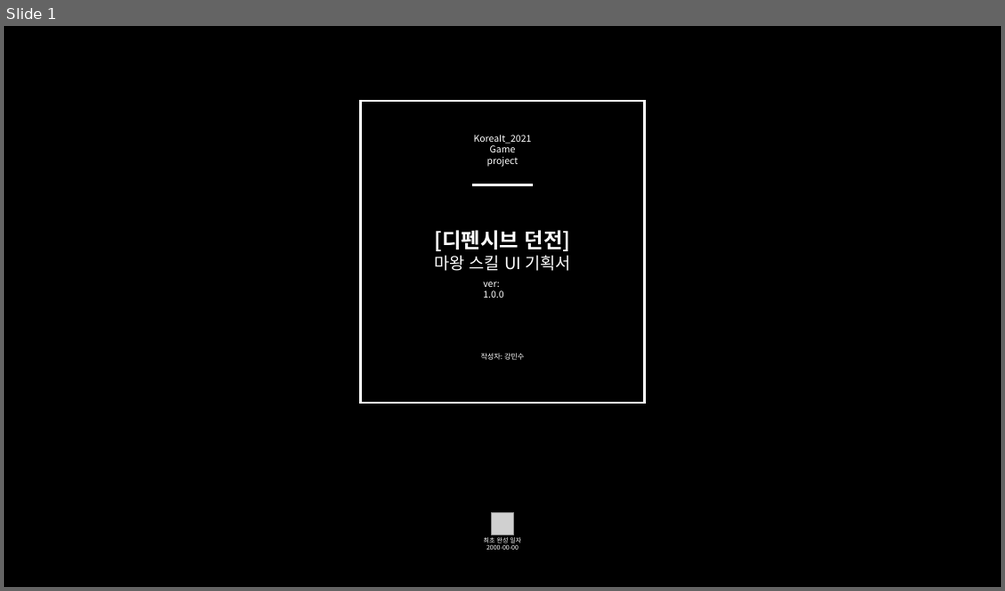
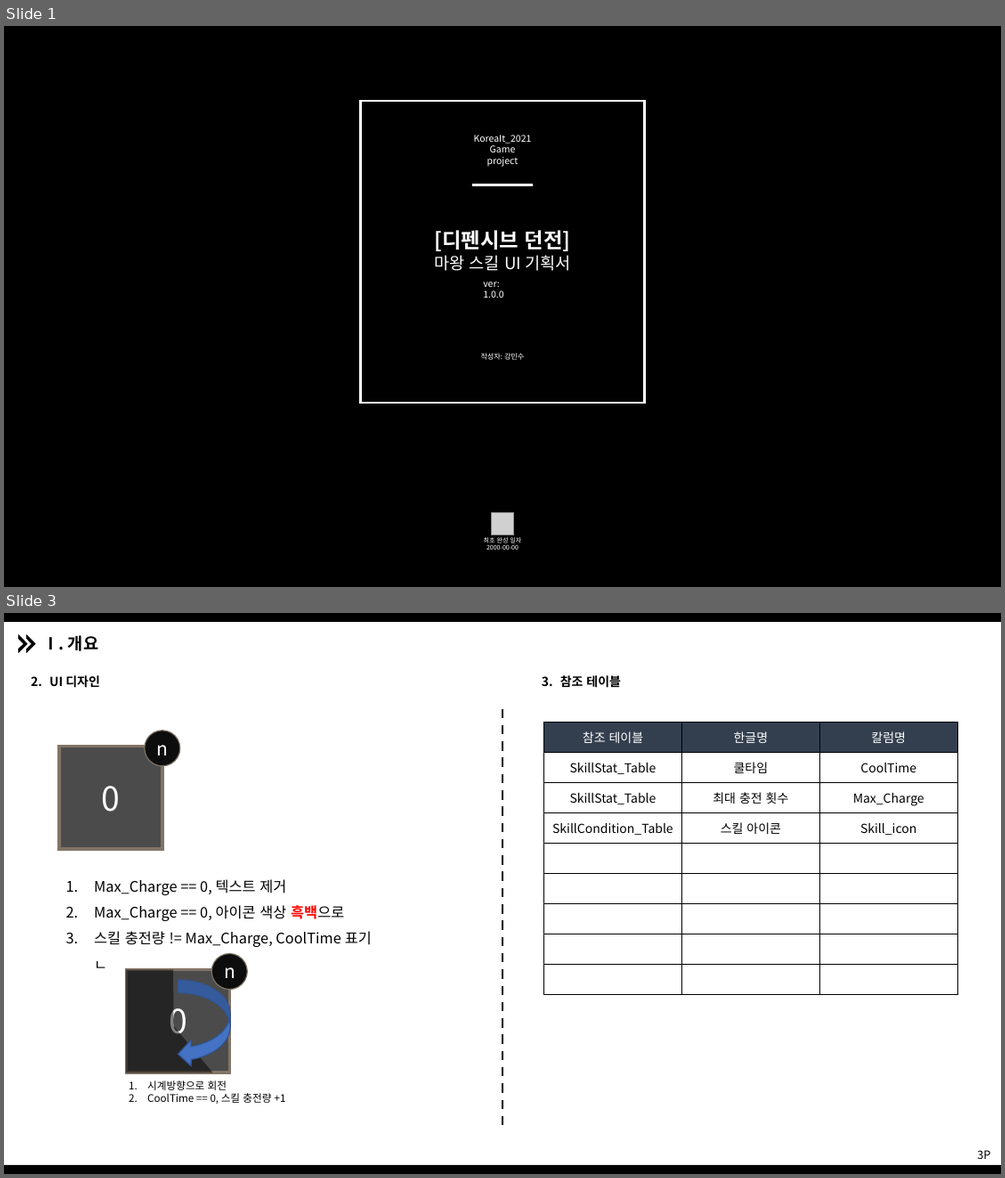
Before and after one commit to kimmk1533/DefensiveDungeon, a slide deck: Documents/이전 작업 내용/[강민수] 마왕_스킬UI.pptx. Shown one above the other, each under a label of ours: slide 1 before the commit, slides 1 and 3 after it; the slides between them are not shown. The pictures are 1005x591 and 1005x1178 pixels, drawn with LibreOffice and Linux fonts; fonts in the diff are those of the drawing; grey boxes stand for pictures. Boxes give left, top, right and bottom in pixels: in the first picture for what was removed or moved away, otherwise in the second. Text is boxed around its words. In the diff, an @@ line names an element or a change of style, - is before the commit and + after.

```diff
--- a/Documents/이전 작업 내용/[강민수] 마왕_스킬UI.pptx
+++ b/Documents/이전 작업 내용/[강민수] 마왕_스킬UI.pptx
@@ slide 3 added at [4, 613, 1001, 1174], background #FFFFFF @@
@@ rectangle added at [4, 613, 1001, 622], fill #000000 @@
@@ half frame added at [10, 635, 26, 651], fill #000000, outline #000000 1 pt @@
@@ half frame added at [19, 635, 35, 651], fill #000000, outline #000000 1 pt @@
@@ text added at [42, 635, 98, 651], 16 pt, text #000000, bold @@
+Ⅰ. 개요
@@ text added at [49, 675, 100, 688], 12 pt, text #000000, bold @@
+2. UI 디자인
@@ text added at [560, 675, 621, 688], 12 pt, text #000000, bold @@
+3. 참조 테이블
@@ line added from (502, 709) to (502, 1130), #000000 2.25 pt dashed @@
@@ ellipse added at [145, 730, 180, 766], fill #0D0D0D, outline #827466 1 pt, 18 pt, text #FFFFFF @@
+n
@@ table added at [544, 722, 956, 995], 9 rows, 3 columns @@
+참조 테이블 | 한글명 | 칼럼명
+SkillStat_Table | 쿨타임 | CoolTime
+SkillStat_Table | 최대 충전 횟수 | Max_Charge
+SkillCondition_Table | 스킬 아이콘 | Skill_icon
+ |  | 
+ |  | 
+ |  | 
+ |  | 
+ |  | 
@@ rectangle added at [59, 747, 162, 850], fill #4B4B4B, outline #827466 3 pt, 32 pt, text #FFFFFF @@
+0
@@ text added at [94, 879, 372, 968], 14 pt, text #000000 @@
+1. Max_Charge == 0, 텍스트 제거
+2. Max_Charge == 0, 아이콘 색상 흑백으로
+3. 스킬 충전량 != Max_Charge, CoolTime 표기
+   ㄴ
@@ ellipse added at [212, 953, 248, 989], fill #0D0D0D, outline #827466 1 pt, 18 pt, text #FFFFFF @@
+n
@@ freeform shape added at [126, 970, 213, 1073], fill #000000 at 50% opacity @@
@@ rectangle added at [127, 969, 230, 1072], fill #4B4B4B, outline #827466 3 pt, 32 pt, text #FFFFFF @@
+0
@@ curved left arrow added at [178, 980, 231, 1067], fill #4472C4, outline #325491 1 pt @@
@@ text added at [147, 1080, 286, 1103], 10 pt, text #000000 @@
+1. 시계방향으로 회전
+2. CoolTime == 0, 스킬 충전량 +1
@@ rectangle added at [4, 1165, 1001, 1174], fill #000000 @@
@@ page number added at [977, 1150, 990, 1159], 11 pt, text #000000 @@
+3P
```
Also in this commit, not shown: 1 other slide added, 1 slide removed, 1 other file.
